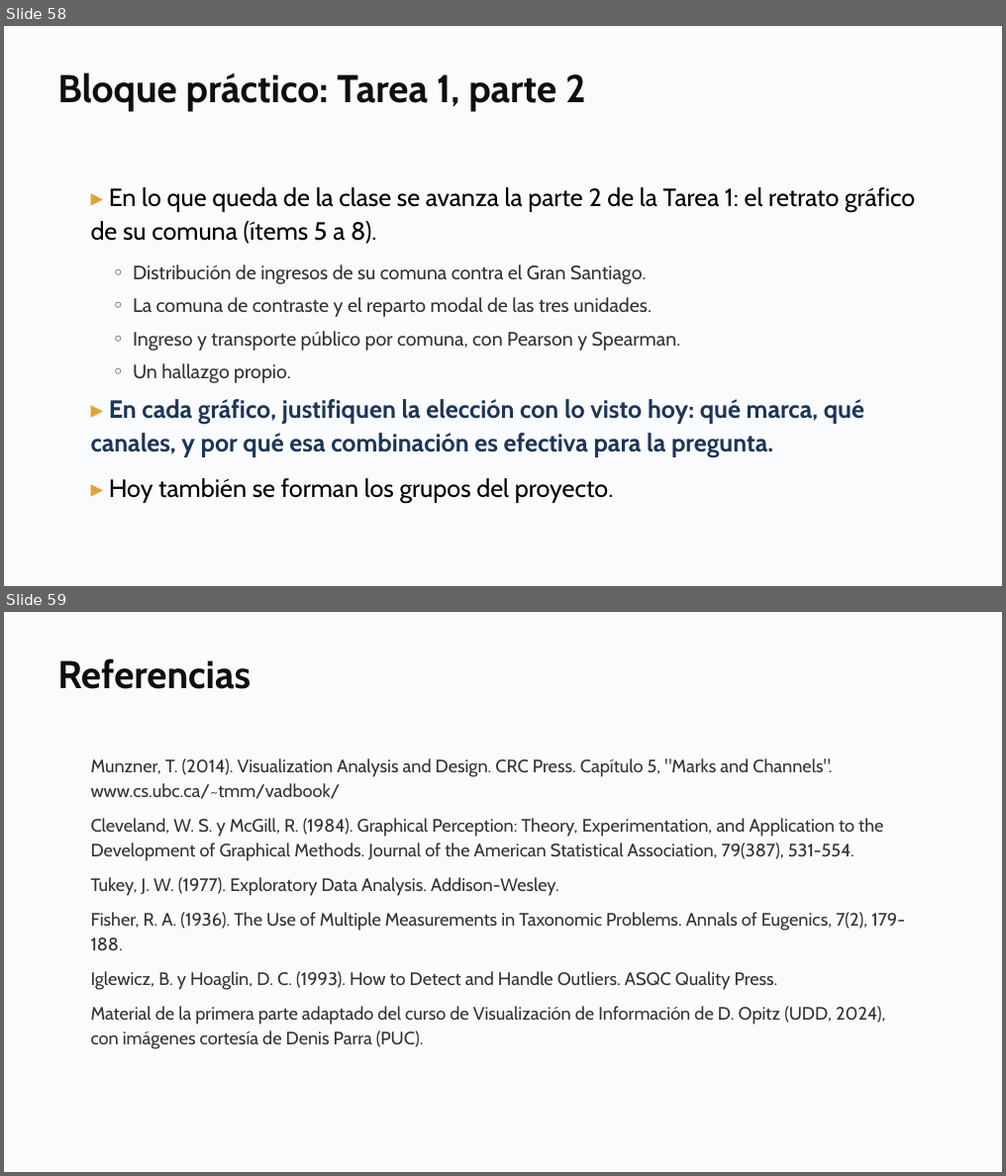
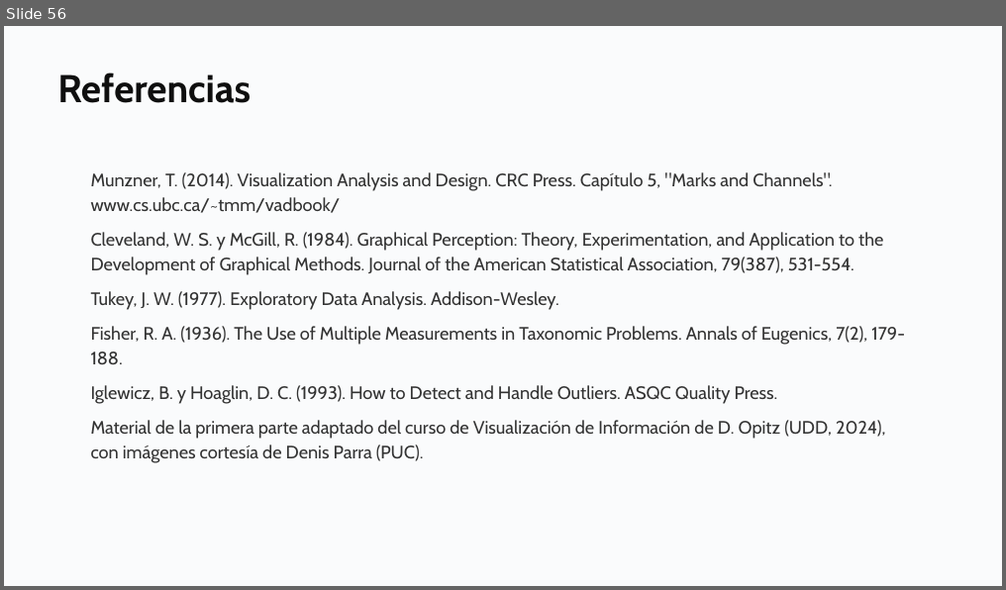
Before and after one commit to daniopitz/cienciadatos, a slide deck: presentaciones/clase03_visualizacion_eda.pptx. Shown one above the other, each under a label of ours: slides 58 and 59 before the commit, slide 56 after it. The pictures are 1006x1176 and 1006x590 pixels, drawn with LibreOffice and Linux fonts; fonts in the diff are those of the drawing. Boxes give left, top, right and bottom in pixels: in the first picture for what was removed or moved away, otherwise in the second. Text is boxed around its words. In the diff, an @@ line names an element or a change of style, - is before the commit and + after.

```diff
--- a/presentaciones/clase03_visualizacion_eda.pptx
+++ b/presentaciones/clase03_visualizacion_eda.pptx
@@ slide 58 removed at [4, 26, 1002, 586], background #FFFFFF @@
@@ rectangle removed at [4, 26, 1002, 586] @@
@@ text removed at [57, 73, 586, 112] @@
-Bloque práctico: Tarea 1, parte 2
@@ text removed at [91, 187, 915, 503] @@
-▸ En lo que queda de la clase se avanza la parte 2 de la Tarea 1: el retrato gráfico de su comuna (ítems 5 a 8).
-◦ Distribución de ingresos de su comuna contra el Gran Santiago.
-◦ La comuna de contraste y el reparto modal de las tres unidades.
-◦ Ingreso y transporte público por comuna, con Pearson y Spearman.
-◦ Un hallazgo propio.
-▸ En cada gráfico, justifiquen la elección con lo visto hoy: qué marca, qué canales, y por qué esa combinación es efectiva para la pregunta.
-▸ Hoy también se forman los grupos del proyecto.
@@ what was slide 59 is now slide 56 @@
```
Also in this commit, not shown: 1 slide changed, 2 other slides removed, 2 other files.
